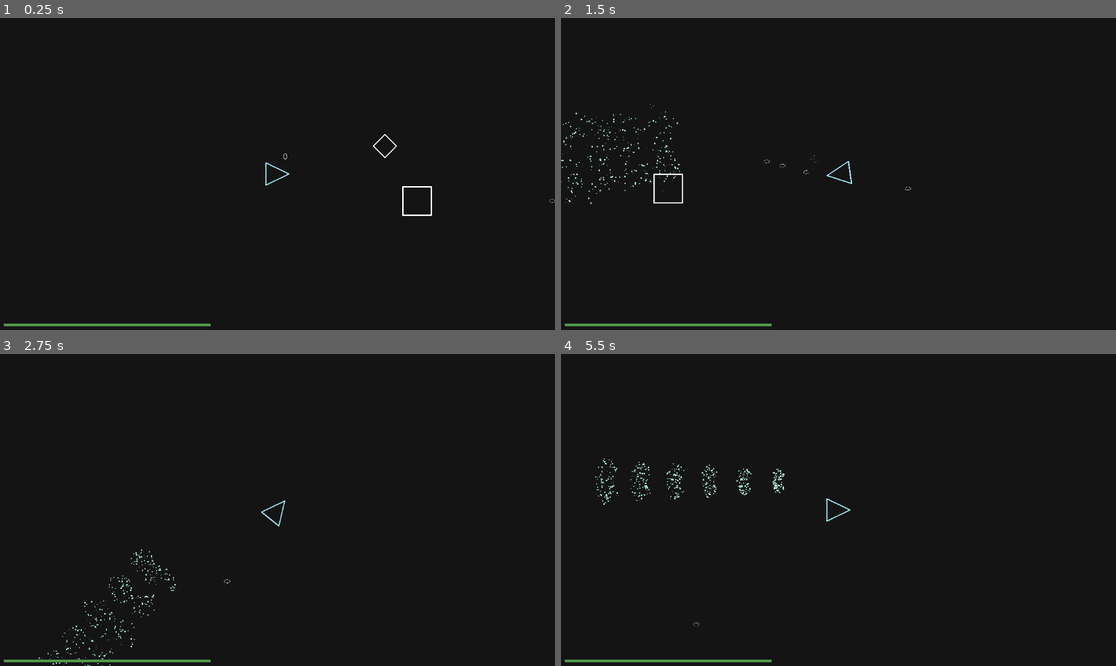
Above: before the commit, frames 1-4 (two rows, left to right).
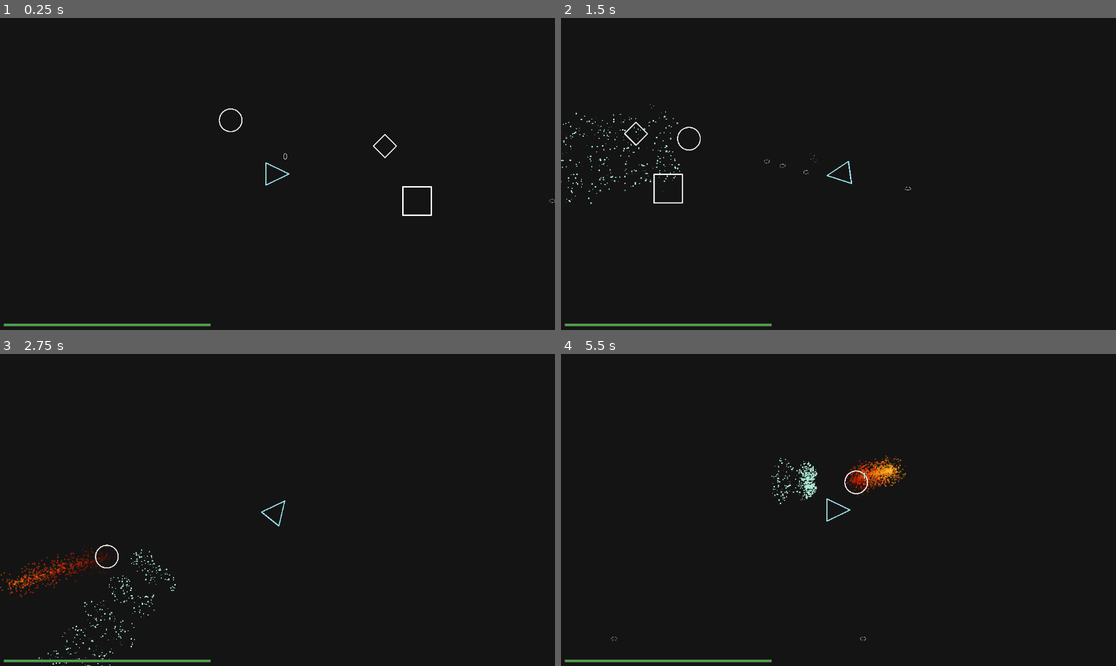
Above: after the commit, the same moments.

Repository: DavidEkpechue/Godot_Project
Game: Godot game, scene res://Levels/level.tscn
Same seed, same stepped clock (60 frames per second), same inputs: the game is played once before the commit and once after it.
Inputs (mouse positions are in pixels of both pictures, inside the frame that each line leads up to):
- Up to frame 1 (0.25 s): no input
- Up to frame 2 (1.5 s): tap Enter at 0.5 s; move the mouse to (960, 158) at 0.52 s; hold D (Right) 0.53-1.28 s; right-click (960, 158) at 0.6 s; move the mouse to (727, 189) at 1.27 s; hold S (Down) from 1.28 s (still down); click (727, 189) at 1.35 s
- Up to frame 3 (2.75 s): move the mouse to (333, 441) at 2.02 s; release S (Down) at 2.03 s; hold D (Right) from 2.03 s (still down); right-click (333, 441) at 2.1 s
- Up to frame 4 (5.5 s): move the mouse to (810, 572) at 2.77 s; release D (Right) at 2.78 s; hold W (Up) 2.78-3.53 s; click (810, 572) at 2.85 s; move the mouse to (1005, 556) at 3.52 s; hold A (Left) 3.53-5.03 s; right-click (1005, 556) at 3.6 s; move the mouse to (672, 463) at 4.27 s; click (672, 463) at 4.35 s; move the mouse to (866, 510) at 5.02 s; hold S (Down) from 5.03 s (still down); right-click (866, 510) at 5.1 s

The runs differ from the first frame. In frame 1, less than 0.1% of the frame differs, in the area x 39-44%, y 28-37%; in frame 2, 0.1%; in frame 3, 0.6%; in frame 4, 1.4%, in the area x 6-63%, y 32-92%.

Commit message:
chasing enemies

Diff:
--- /dev/null
+++ b/Characters/enemy_1.gd
@@ -0,0 +1,23 @@
+extends CharacterBody2D
+
+var speed = 50
+var player_chase = false
+var player = null
+
+
+func _physics_process(delta):
+	if player_chase:
+		position += (player.position - self.position)/speed
+
+
+
+
+
+func _on_detection_area_body_entered(body):
+	player = body
+	player_chase = true
+
+
+func _on_detection_area_body_exited(body):
+	player = null
+	player_chase = false
--- /dev/null
+++ b/Characters/enemy_1.tscn
@@ -0,0 +1,119 @@
+[gd_scene load_steps=17 format=3 uid="uid://dhghba2p4eofv"]
+
+[ext_resource type="Script" path="res://Characters/enemy_1.gd" id="1_m44q7"]
+[ext_resource type="Texture2D" uid="uid://ba0up5svu7fbh" path="res://Assets/Shapes/Circle.png" id="1_tk8w7"]
+[ext_resource type="Shader" uid="uid://ihgethprt4kt" path="res://Assets/Shaders/PlayerHitFlash.tres" id="1_vni1t"]
+[ext_resource type="PackedScene" uid="uid://q8d02kfqh57c" path="res://Assets/Particles/FireParticle.tscn" id="2_urps3"]
+[ext_resource type="Script" path="res://Scripts/HealthComponent.gd" id="3_n060g"]
+[ext_resource type="Script" path="res://Components/damage_numbers_origin.gd" id="4_jsmv8"]
+[ext_resource type="Script" path="res://Scripts/EffectsComponent.gd" id="6_sauy3"]
+[ext_resource type="PackedScene" uid="uid://plyxj56uecxt" path="res://Assets/Particles/PoisonParticle.tscn" id="7_hejqi"]
+[ext_resource type="Script" path="res://Scripts/hitflash_component.gd" id="9_10jeg"]
+
+[sub_resource type="ShaderMaterial" id="ShaderMaterial_8d5ay"]
+shader = ExtResource("1_vni1t")
+shader_parameter/Enabled = false
+shader_parameter/Tint = Color(1, 0, 0, 1)
+
+[sub_resource type="CircleShape2D" id="CircleShape2D_nx0jv"]
+radius = 23.7697
+
+[sub_resource type="ShaderMaterial" id="ShaderMaterial_u5ooc"]
+shader = ExtResource("1_vni1t")
+shader_parameter/Enabled = false
+shader_parameter/Tint = Color(1, 0, 0, 1)
+
+[sub_resource type="CircleShape2D" id="CircleShape2D_rglut"]
+radius = 557.359
+
+[sub_resource type="Animation" id="Animation_j7wgk"]
+length = 0.001
+tracks/0/type = "value"
+tracks/0/imported = false
+tracks/0/enabled = true
+tracks/0/path = NodePath("Circle:material:shader_parameter/Enabled")
+tracks/0/interp = 1
+tracks/0/loop_wrap = true
+tracks/0/keys = {
+"times": PackedFloat32Array(0),
+"transitions": PackedFloat32Array(1),
+"update": 1,
+"values": [false]
+}
+
+[sub_resource type="Animation" id="Animation_6afas"]
+resource_name = "Hitflash"
+length = 0.2
+tracks/0/type = "value"
+tracks/0/imported = false
+tracks/0/enabled = true
+tracks/0/path = NodePath("Circle:material:shader_parameter/Enabled")
+tracks/0/interp = 1
+tracks/0/loop_wrap = true
+tracks/0/keys = {
+"times": PackedFloat32Array(0, 0.2),
+"transitions": PackedFloat32Array(1, 1),
+"update": 1,
+"values": [true, false]
+}
+
+[sub_resource type="AnimationLibrary" id="AnimationLibrary_2nsow"]
+_data = {
+"HitFlash": SubResource("Animation_6afas"),
+"RESET": SubResource("Animation_j7wgk")
+}
+
+[node name="Enemy1" type="CharacterBody2D"]
+material = SubResource("ShaderMaterial_8d5ay")
+collision_layer = 4
+collision_mask = 7
+script = ExtResource("1_m44q7")
+
+[node name="FireParticle" parent="." instance=ExtResource("2_urps3")]
+
+[node name="CollisionShape2D" type="CollisionShape2D" parent="."]
+shape = SubResource("CircleShape2D_nx0jv")
+metadata/_edit_lock_ = true
+
+[node name="Circle" type="Sprite2D" parent="."]
+material = SubResource("ShaderMaterial_u5ooc")
+scale = Vector2(0.1, 0.1)
+texture = ExtResource("1_tk8w7")
+
+[node name="DetectionArea" type="Area2D" parent="."]
+collision_layer = 4
+collision_mask = 2
+
+[node name="CollisionShape2D" type="CollisionShape2D" parent="DetectionArea"]
+visible = false
+shape = SubResource("CircleShape2D_rglut")
+metadata/_edit_lock_ = true
+
+[node name="HealthComponent" type="Node2D" parent="." node_paths=PackedStringArray("damage_numbers_origin")]
+script = ExtResource("3_n060g")
+damage_numbers_origin = NodePath("../DamageNumbersOrigin")
+
+[node name="DamageNumbersOrigin" type="Node2D" parent="."]
+script = ExtResource("4_jsmv8")
+
+[node name="EffectsComponent" type="Node2D" parent="." node_paths=PackedStringArray("health_component", "fire_particle", "poisoned_particle")]
+script = ExtResource("6_sauy3")
+health_component = NodePath("../HealthComponent")
+fire_particle = NodePath("../FireParticle")
+poisoned_particle = NodePath("../PoisonParticle")
+
+[node name="PoisonParticle" parent="." instance=ExtResource("7_hejqi")]
+scale = Vector2(3.0625, 3.0625)
+
+[node name="HitFlashAnimationPlayer" type="AnimationPlayer" parent="."]
+libraries = {
+"": SubResource("AnimationLibrary_2nsow")
+}
+
+[node name="HitflashComponent" type="Node2D" parent="." node_paths=PackedStringArray("health_component", "hitflash_animation")]
+script = ExtResource("9_10jeg")
+health_component = NodePath("../HealthComponent")
+hitflash_animation = NodePath("../HitFlashAnimationPlayer")
+
+[connection signal="body_entered" from="DetectionArea" to="." method="_on_detection_area_body_entered"]
+[connection signal="body_exited" from="DetectionArea" to="." method="_on_detection_area_body_exited"]
--- a/Characters/player.tscn
+++ b/Characters/player.tscn
@@ -30,12 +30,20 @@
 shader_parameter/Tint = Color(1, 0, 0, 1)
 
 [node name="Player" type="CharacterBody2D" node_paths=PackedStringArray("health_component", "shoot_point", "fire_component", "dash_component")]
-material = SubResource("ShaderMaterial_o77ak")
+material = SubResource("ShaderMaterial_8d5ay")
+collision_layer = 2
+collision_mask = 5
 script = ExtResource("1_1eto2")
 health_component = NodePath("HealthComponent")
 shoot_point = NodePath("ShootPoint")
 fire_component = NodePath("FireComponent")
 dash_component = NodePath("DashComponent")
+
+[node name="CollisionPolygon2D" type="CollisionPolygon2D" parent="."]
+rotation = 1.5708
+scale = Vector2(0.1, 0.12)
+polygon = PackedVector2Array(0, -180, 215, 191, -215, 191)
+metadata/_edit_lock_ = true
 
 [node name="Triangle" type="Sprite2D" parent="."]
 self_modulate = Color(0.690196, 1, 1, 1)
@@ -46,12 +54,6 @@
 metadata/_edit_lock_ = true
 
 [node name="Camera2D" type="Camera2D" parent="."]
-
-[node name="CollisionPolygon2D" type="CollisionPolygon2D" parent="."]
-rotation = 1.5708
-scale = Vector2(0.1, 0.12)
-polygon = PackedVector2Array(0, -180, 215, 191, -215, 191)
-metadata/_edit_lock_ = true
 
 [node name="ShootPoint" type="Marker2D" parent="."]
 position = Vector2(34, 0)
--- a/Levels/level.tscn
+++ b/Levels/level.tscn
@@ -1,9 +1,16 @@
-[gd_scene load_steps=6 format=3 uid="uid://b6x0u5svbsfiw"]
+[gd_scene load_steps=9 format=3 uid="uid://b6x0u5svbsfiw"]
 
 [ext_resource type="Script" path="res://Scripts/level.gd" id="1_ayeaj"]
 [ext_resource type="PackedScene" uid="uid://bl4s5mxb44nqo" path="res://Characters/player.tscn" id="2_vf8wj"]
+[ext_resource type="Shader" uid="uid://ihgethprt4kt" path="res://Assets/Shaders/PlayerHitFlash.tres" id="3_bch4h"]
 [ext_resource type="PackedScene" uid="uid://di1ocmk06jb2o" path="res://Characters/tower.tscn" id="3_ivmim"]
 [ext_resource type="PackedScene" uid="uid://bn00lvla0a3eo" path="res://item_test.tscn" id="4_exoni"]
+[ext_resource type="PackedScene" uid="uid://dhghba2p4eofv" path="res://Characters/enemy_1.tscn" id="5_ttqwd"]
+
+[sub_resource type="ShaderMaterial" id="ShaderMaterial_8d5ay"]
+shader = ExtResource("3_bch4h")
+shader_parameter/Enabled = false
+shader_parameter/Tint = Color(1, 0, 0, 1)
 
 [sub_resource type="Environment" id="Environment_kfh5q"]
 background_mode = 3
@@ -31,14 +38,16 @@
 color = Color(0.137255, 0.137255, 0.137255, 1)
 
 [node name="Player" parent="." instance=ExtResource("2_vf8wj")]
+material = SubResource("ShaderMaterial_8d5ay")
 position = Vector2(129, 148)
 
 [node name="Tower" parent="." instance=ExtResource("3_ivmim")]
 position = Vector2(419, 204)
-base_damage = 60.0
 
 [node name="WorldEnvironment" type="WorldEnvironment" parent="."]
 environment = SubResource("Environment_kfh5q")
 
 [node name="item test" parent="." instance=ExtResource("4_exoni")]
 position = Vector2(352, 90)
+
+[node name="Enemy1" parent="." instance=ExtResource("5_ttqwd")]
--- a/Projectiles/base_projectile.tscn
+++ b/Projectiles/base_projectile.tscn
@@ -8,6 +8,8 @@
 height = 720.0
 
 [node name="BaseProjectile" type="Area2D"]
+collision_layer = 8
+collision_mask = 7
 script = ExtResource("1_eve84")
 
 [node name="Timer" type="Timer" parent="."]
--- a/Scripts/tower.gd
+++ b/Scripts/tower.gd
@@ -3,7 +3,7 @@
 @export var can_shoot: bool = true
 @export var shoot_direction: Vector2 = Vector2.RIGHT
 @export var damage_multiplier: float
-@export var base_damage: float
+@export var base_damage1: float
 
 var fire_component
 var effect_array
@@ -33,7 +33,7 @@
 func _process(delta):
 	if can_shoot:
 		set_effect()
-		fire_component.fire_projectile(shoot_direction, base_damage, effect_array)
+		fire_component.fire_projectile(shoot_direction, base_damage1, effect_array)
 		$CoolDownComponent.start()
 		can_shoot = false
 
--- a/project.godot
+++ b/project.godot
@@ -56,6 +56,13 @@
 ]
 }
 
+[layer_names]
+
+2d_physics/layer_1="Eviornment"
+2d_physics/layer_2="Player"
+2d_physics/layer_3="Enemy"
+2d_physics/layer_4="Projectile"
+
 [rendering]
 
 renderer/rendering_method.mobile="gl_compatibility"
Not shown: 1 places in Characters/player.tscn that only renumber resources
